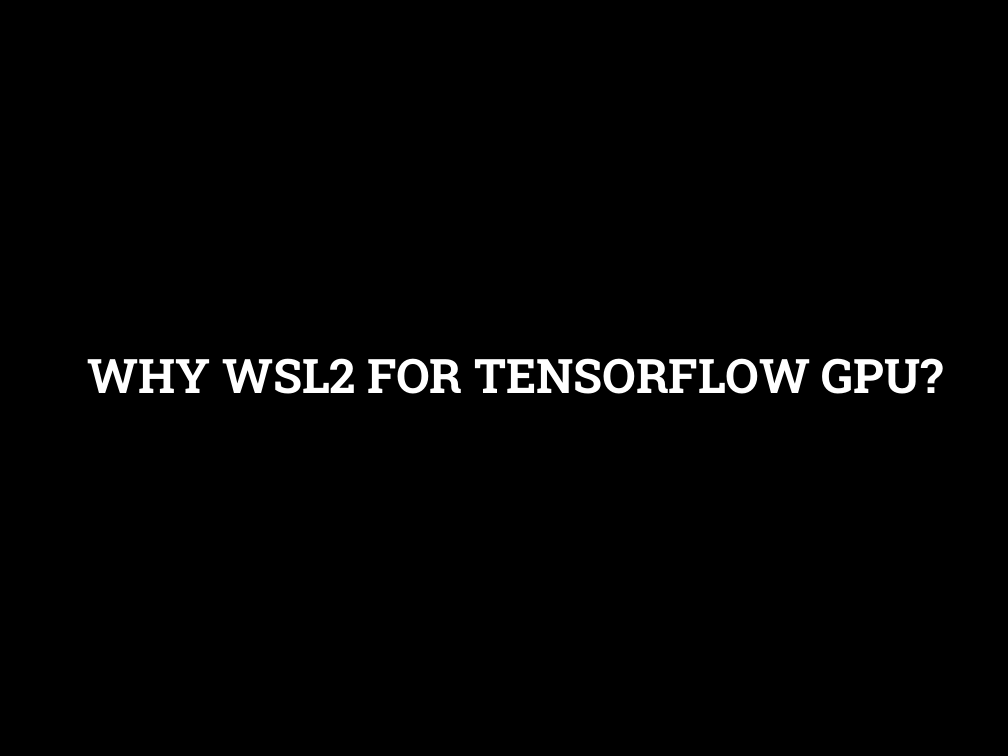
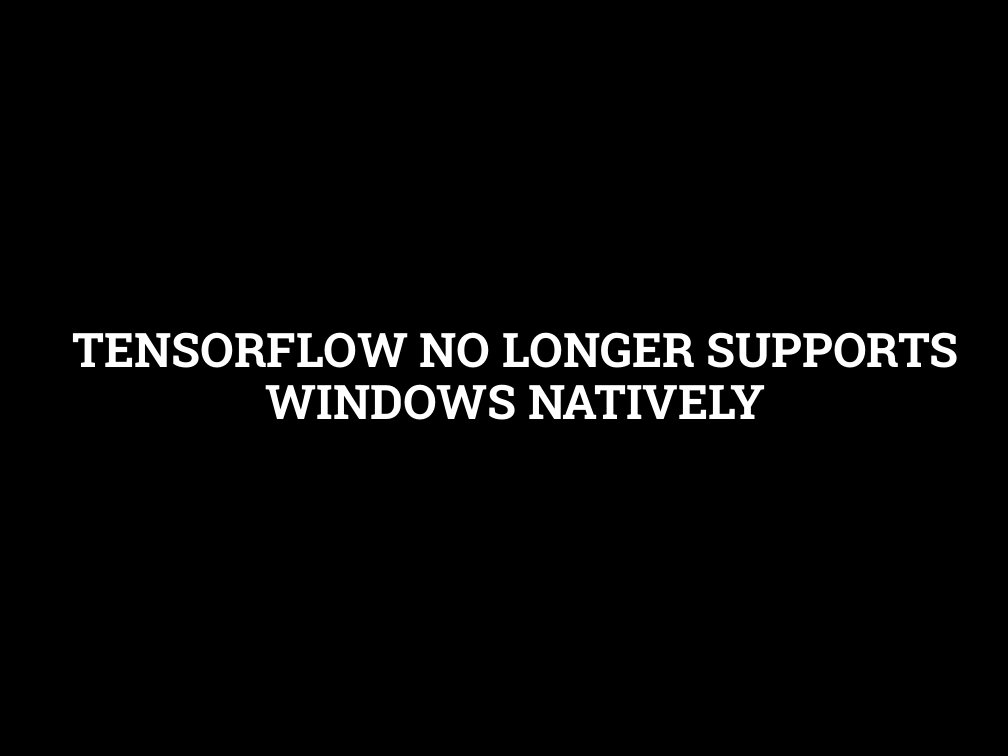
Before and after one commit to ChristopherAlanMurphy/TensorFlow.GPU.Windows11.via.WSL2, a slide deck: slide 2 of Presenation_TensorFlowOnWindows11forGPU.pptx. Drawn at 1008x756 pixels with LibreOffice and Linux fonts; fonts in the diff are those of the drawing; background and template pictures are left out. Boxes give left, top, right and bottom in pixels: in the first picture for what was removed or moved away, otherwise in the second. Text is boxed around its words. In the diff, an @@ line names an element or a change of style, - is before the commit and + after.

```diff
--- a/Presenation_TensorFlowOnWindows11forGPU.pptx
+++ b/Presenation_TensorFlowOnWindows11forGPU.pptx
@@ title at bbox=[72, 332, 959, 420]: text changed @@
-WHY WSL2 FOR TENSORFLOW GPU?
+TENSORFLOW NO LONGER SUPPORTS WINDOWS NATIVELY
```
Also in this commit, not shown: 4 other slides changed, 1 slide added.
